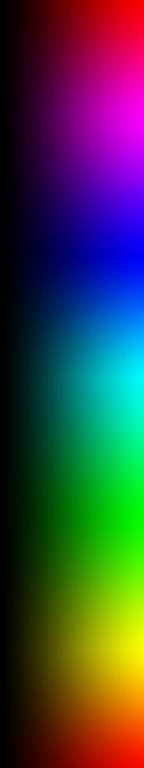
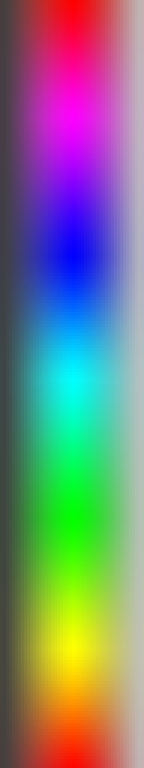
Two versions of the same layered image (144x768). Layer-by-layer changes:
added layer "Gradient Fill 1 copy" above "Gradient Fill 1" over 75, 0, 144, 768
painted on "Gradient Fill 1" over 0, 0, 144, 768
